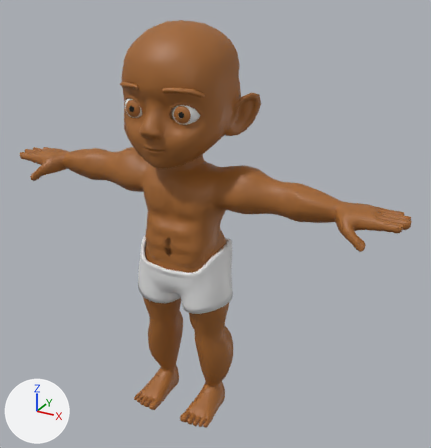
The FBX model Assets/Models/Joah-Joah.fbx, before and after one commit.
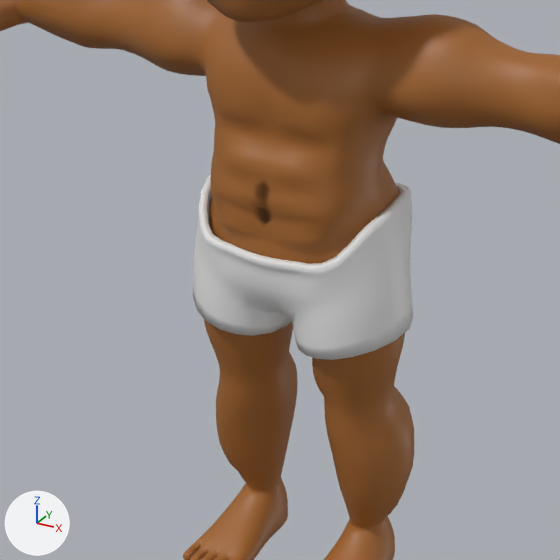
Old and new are each drawn whole from a camera (50 mm lens) standing at (1.6, -2.548, 2.475) and looking at (0.144, 0.1, 1.151) and again close up on the part from 13% to 69% of the width and 36% to 89% of the height. Arrows for +X, +Y and +Z are at lower left; the lights stay in place. Where no turn or scale is listed for an object, it has been applied to the vertices.

In view in the first close-up: 'Dipper', 'Head', 'body'.
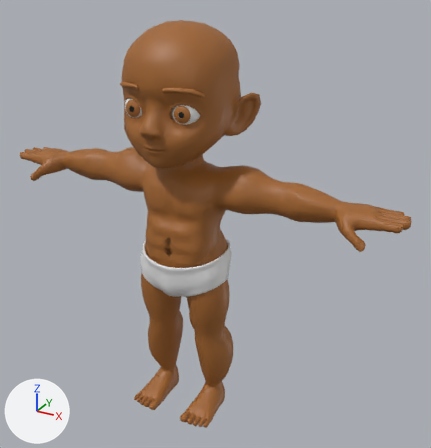
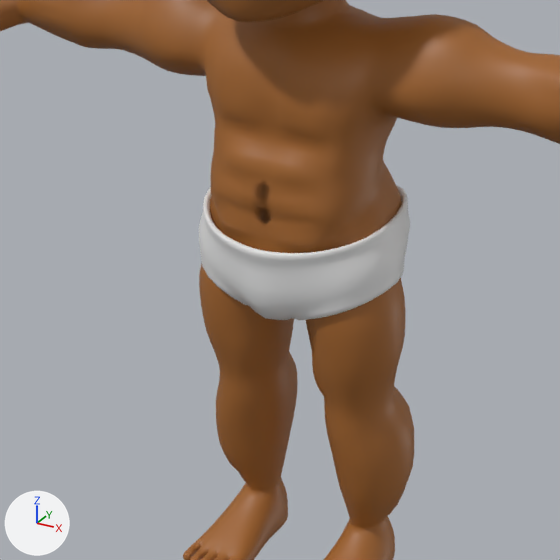
Commit message: better dipper

What differs and where, as boxes [x1, y1, x2, y2] in the close-ups (560 x 560 px):
'Dipper', no longer drawn
    before: [193, 175, 413, 360]
'Dipper.001', added
    after: [199, 185, 410, 321]

Patch to the scene script:
```diff
--- a/Assets/Models/Joah-Joah.fbx.py
+++ b/Assets/Models/Joah-Joah.fbx.py
@@ me_mesh_001_1 @@
+me_mesh_001_1.from_pydata(...)  # 990 vertices, 992 faces; spans x -0.263..0.263, y -0.205..0.241, z 0.753..1.031
+me_mesh_001_1.materials.append(mat_white)  # white #e7e7e7
@@ ob_dipper @@
-ob_dipper = bpy.data.objects.new('Dipper', me_mesh_020)
-ob_dipper.parent = ob_joah_joah
+ob_dipper = bpy.data.objects.new('Dipper', None)
 ob_dipper.location = (0.0, 0.0, 0.0)
-ob_dipper.scale = (1.0, 0.99, 1.0)
+ob_dipper.rotation_euler = (1.571, 0.0, 0.0)  # degrees (90, 0, 0)
+ob_dipper.scale = (0.107, 0.107, 0.107)
@@ ob_dipper_001 @@
+ob_dipper_001 = bpy.data.objects.new('Dipper.001', me_mesh_001_1)
+ob_dipper_001.location = (0.0, 0.0, 0.0)
```
